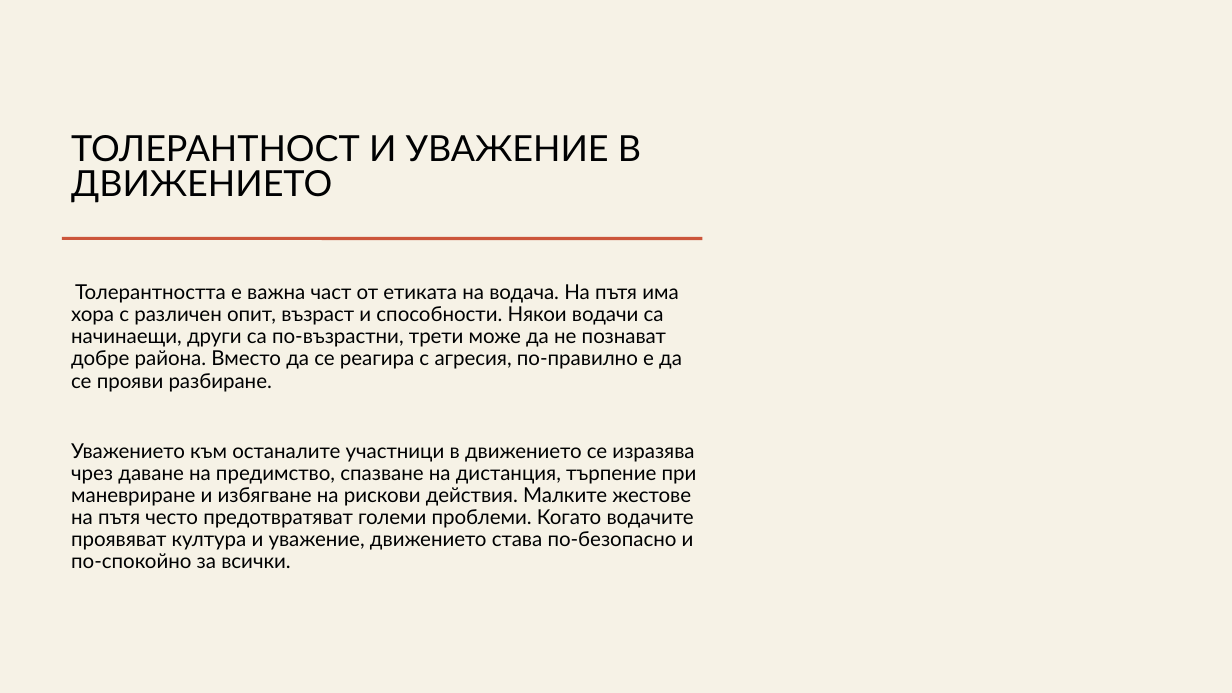
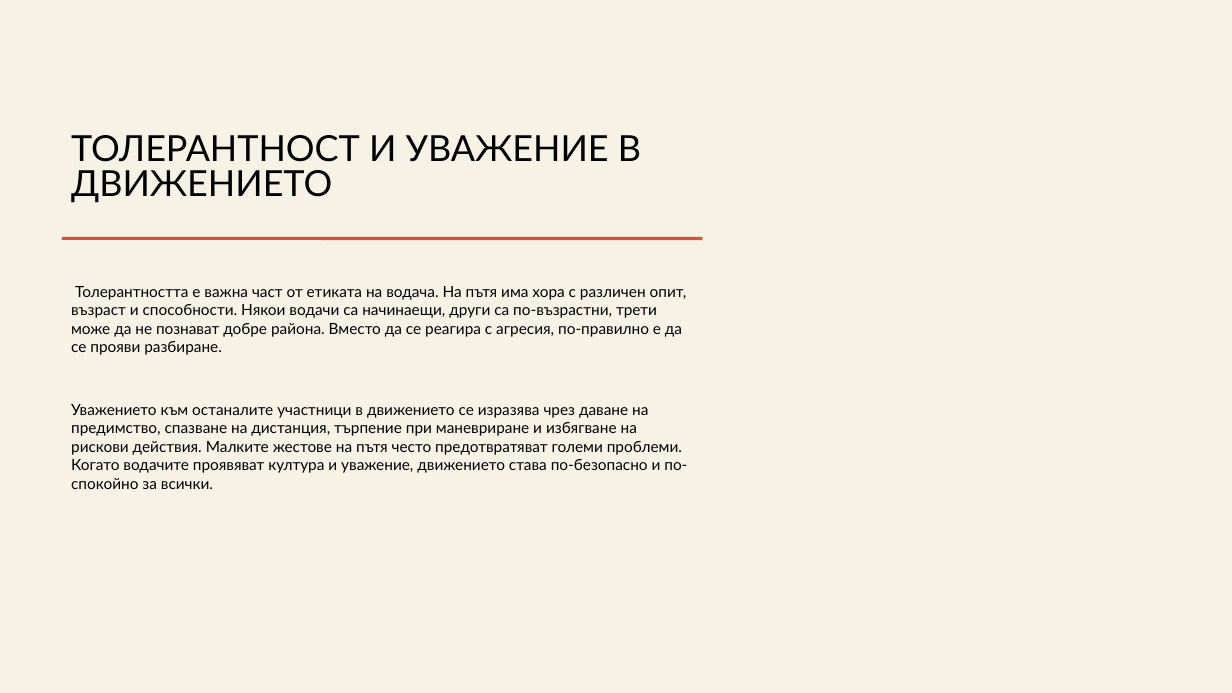
Before and after one commit to Mufonstars79/library753, a slide deck: slide 8 of files/pedagogika/Етика на водача Презентация.odp. Drawn at 1232x693 pixels with LibreOffice and Linux fonts; fonts in the diff are those of the drawing; grey boxes stand for pictures. Boxes give left, top, right and bottom in pixels: in the first picture for what was removed or moved away, otherwise in the second. Text is boxed around its words. In the diff, an @@ line names an element or a change of style, - is before the commit and + after.

Commit message:
Sync: Етика на водача Презентация.odp

```diff
--- a/files/pedagogika/Етика на водача Презентация.odp
+++ b/files/pedagogika/Етика на водача Презентация.odp
@@ text "Толерантността е важна част от ..." at box(71, 286, 687, 489): size 16 to 12 pt; line spacing 0.9 to 1 @@
```
Also in this commit, not shown: 7 other slides changed.
